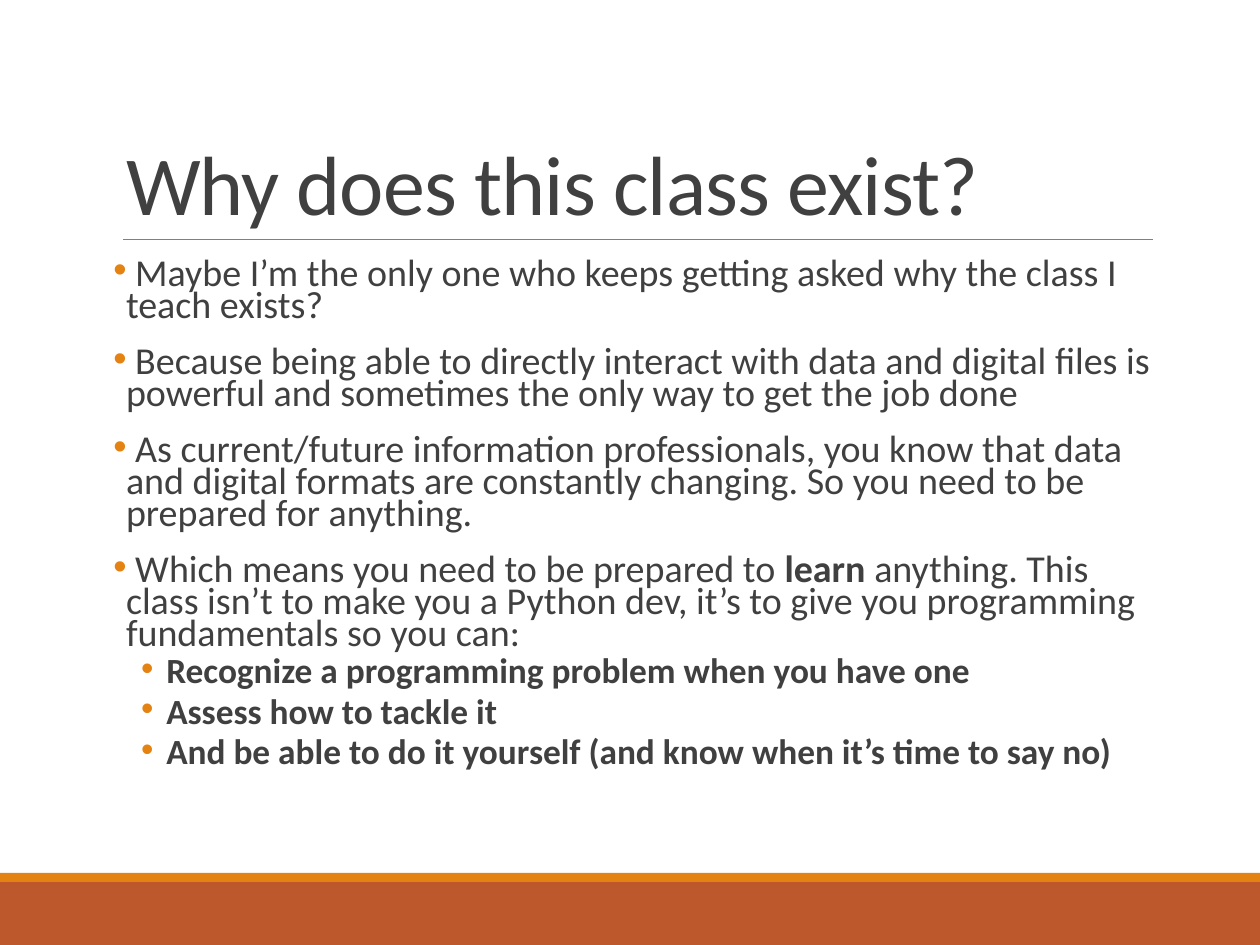
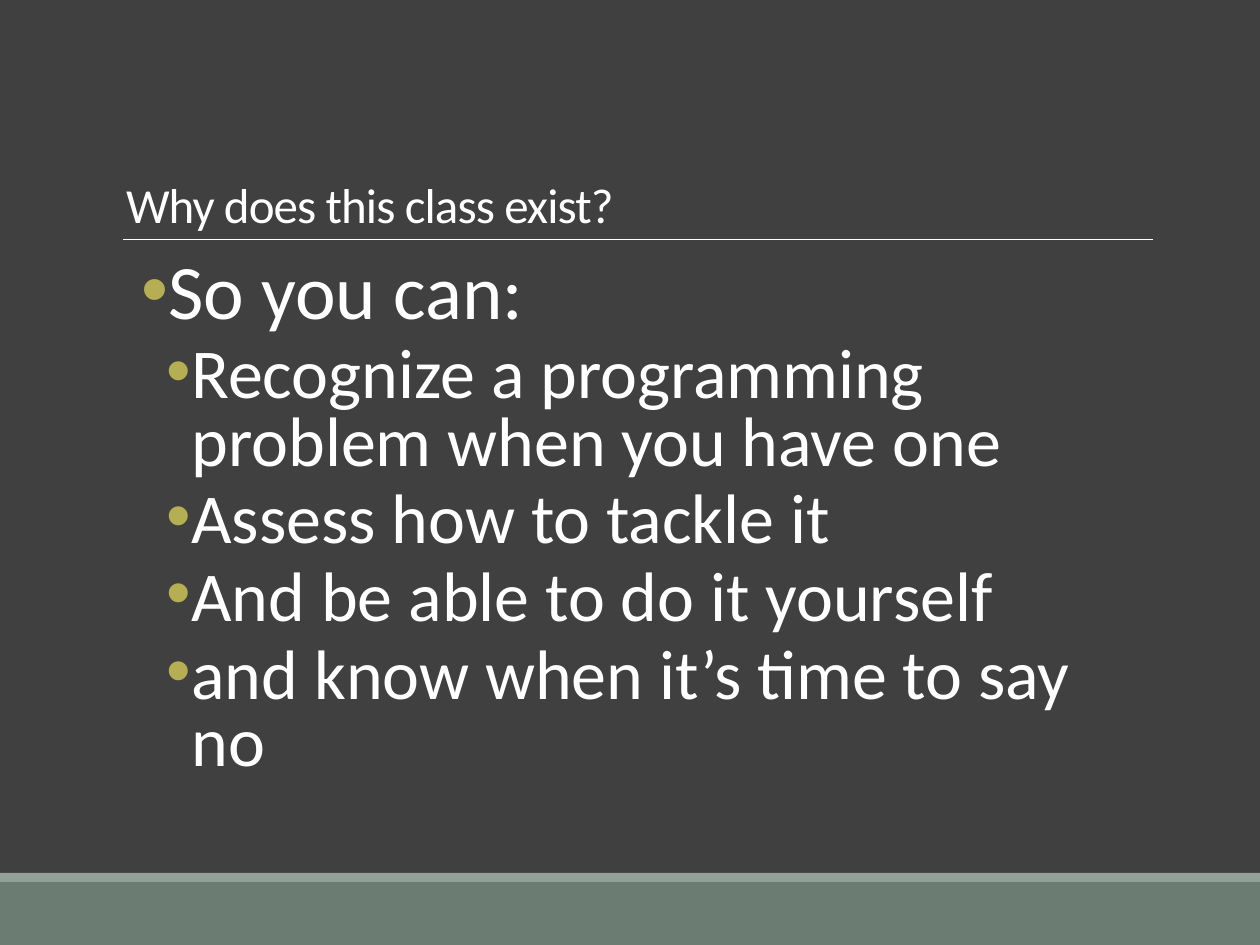
Before and after one commit to elliewix/IS-452-Spring2019, a slide deck: slide 5 of SUMMER2018-Lectures/IS452Fall2017Week01.pptx (slide 4 before the commit). Drawn at 1260x945 pixels with LibreOffice and Linux fonts; fonts in the diff are those of the drawing. Boxes give left, top, right and bottom in pixels: in the first picture for what was removed or moved away, otherwise in the second. Text is boxed around its words. In the diff, an @@ line names an element or a change of style, - is before the commit and + after.

```diff
--- a/SUMMER2018-Lectures/IS452Fall2017Week01.pptx
+++ b/SUMMER2018-Lectures/IS452Fall2017Week01.pptx
@@ background #FFFFFF to #404040 @@
@@ title "Why does this class exist?" at (126, 189, 613, 231): size 48 to 28 pt, text colour #404040 to #FFFFFF @@
@@ line (123, 239) - (1153, 239): stroke #808080 0.5 pt to #FFFFFF 0.5 pt @@
@@ text at (168, 269, 524, 332): text changed; size 21.7 to 44 pt; text colour #404040 to #FFFFFF @@
-• Maybe I’m the only one who keeps getting asked why the class I teach exists?
-• Because being able to directly interact with data and digital files is powerful and sometimes the only way to get the job done
-• As current/future information professionals, you know that data and digital formats are constantly changing. So you need to be prepared for anything.
-• Which means you need to be prepared to learn anything. This class isn’t to make you a Python dev, it’s to give you programming fundamentals so you can:
+  • So you can:
@@ text at (192, 350, 1000, 544): size 20.1 to 40 pt, text colour #404040 to #FFFFFF, bold off in "Recognize a programming problem when you have ...", "Assess how to tackle it"; list level 2 to 3 in "Recognize a programming problem when ..."; line spacing 0.7 to 0.8; bullet colour #E48312 to #B5AE53; list level 2 to 3 in "Assess how to tackle it" @@
@@ text at (192, 572, 1069, 767): text changed; size 20.1 to 40 pt; text colour #404040 to #FFFFFF; bold off @@
-  • And be able to do it yourself (and know when it’s time to say no)
+    • And be able to do it yourself
+    • and know when it’s time to say no
@@ rectangle at (0, 882, 1260, 945): fill #BD582C to #6B7D72 @@
@@ rectangle at (0, 873, 1260, 882): fill #E48312 to #93A299 @@
```
Also in this commit, not shown: 41 other slides changed, 2 slides added, 1 other file.
